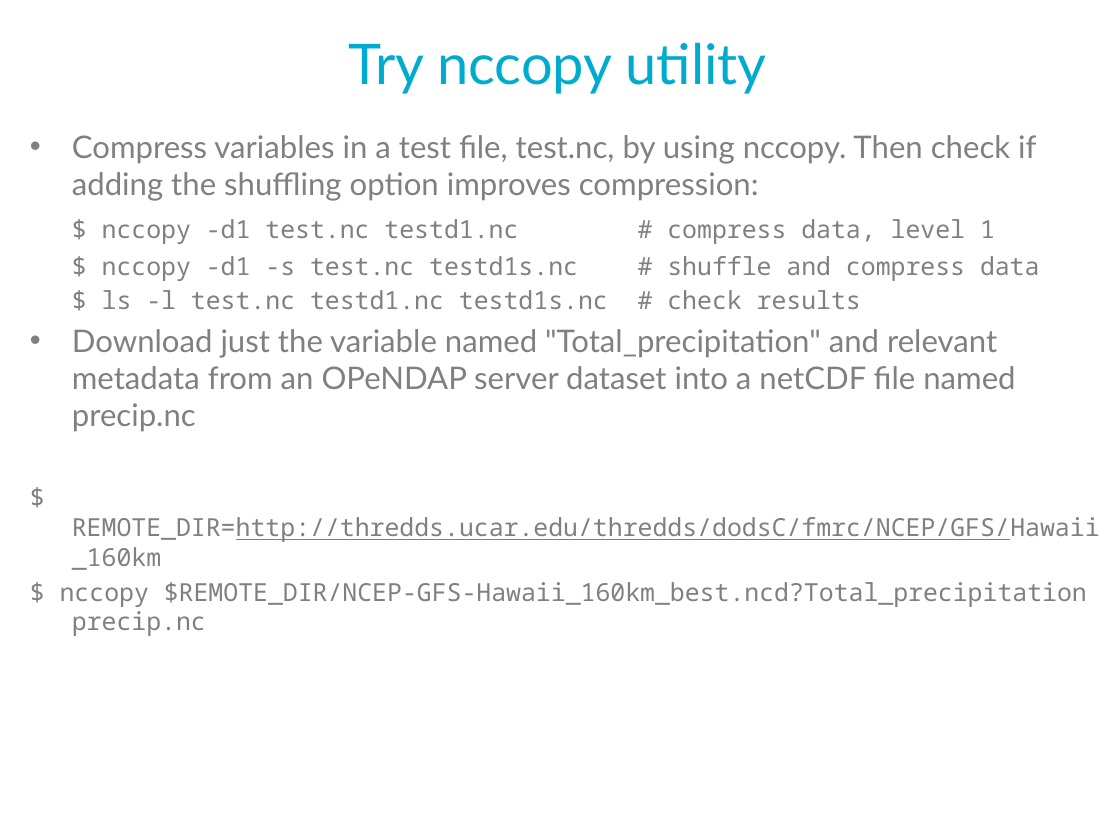
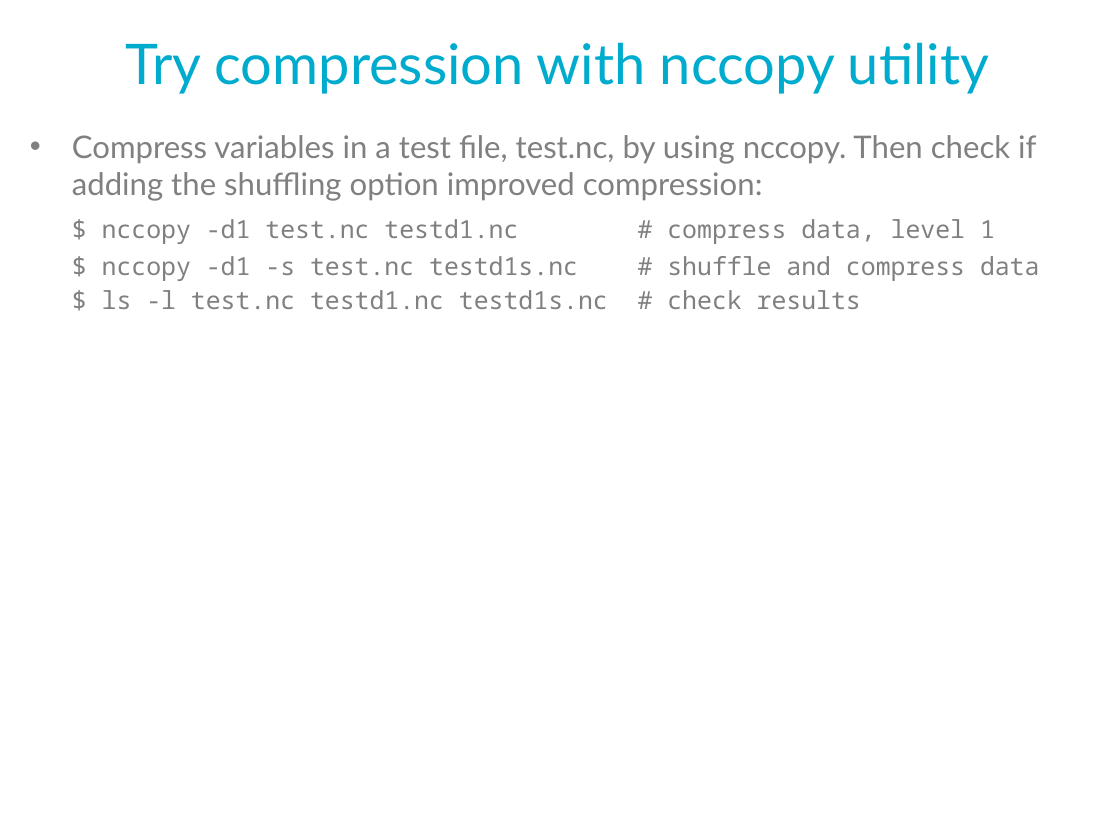
Before and after one commit to Unidata/python-workshop, a slide deck: slide 39 of presentations/netcdf-intro.pptx (slide 38 before the commit). Drawn at 1120x840 pixels with LibreOffice and Linux fonts; fonts in the diff are those of the drawing; background and template pictures are left out. Boxes give left, top, right and bottom in pixels: in the first picture for what was removed or moved away, otherwise in the second. Text is boxed around its words. In the diff, an @@ line names an element or a change of style, - is before the commit and + after.

```diff
--- a/presentations/netcdf-intro.pptx
+++ b/presentations/netcdf-intro.pptx
@@ title at box(126, 42, 989, 94): text changed @@
-Try nccopy utility
+Try compression with nccopy utility
@@ text at box(72, 135, 1036, 201): text changed @@
-• Compress variables in a test file, test.nc, by using nccopy. Then check if adding the shuffling option improves compression:
+• Compress variables in a test file, test.nc, by using nccopy. Then check if adding the shuffling option improved compression:
@@ text at box(60, 329, 1100, 636): paragraphs removed @@
-• Download just the variable named "Total_precipitation" and relevant metadata from an OPeNDAP server dataset into a netCDF file named precip.nc
-$ REMOTE_DIR=http://thredds.ucar.edu/thredds/dodsC/fmrc/NCEP/GFS/Hawaii_160km
-$ nccopy $REMOTE_DIR/NCEP-GFS-Hawaii_160km_best.ncd?Total_precipitation precip.nc
```
Also in this commit, not shown: 1 other slide changed, 1 other file.
